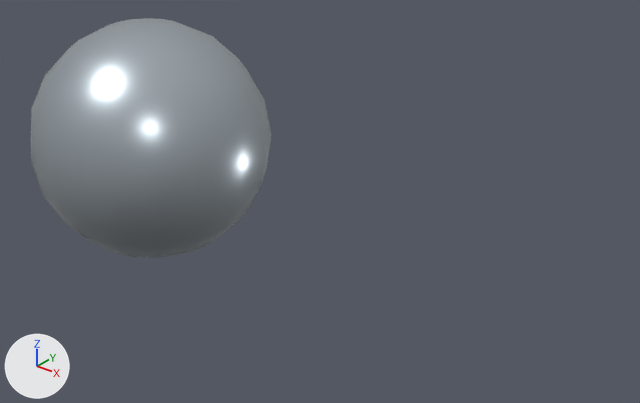
The Blender file tools/blender/compute-solder.blend: old version first, new version second.
Camera for both pictures: a 50 mm lens placed at (5.44, -4.55, 2.79), pointed at (1.72, 0.11, -0.1). Lighting does not change. The marker at lower left points along +X, +Y and +Z. The first picture is the older version.

Objects in the first picture: 'Authored reflowed solder ball'.
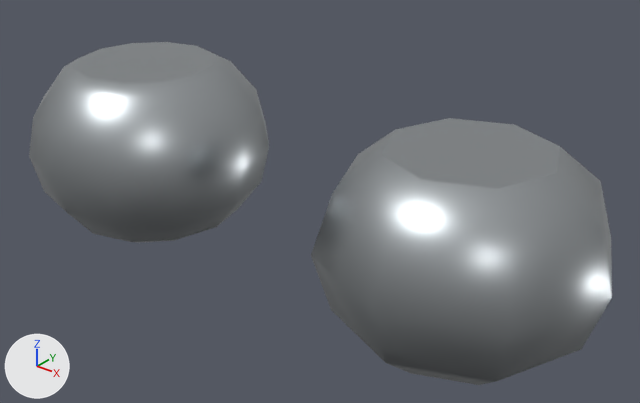
Changed parts and their boxes (x1, y1, x2, y2) in the pictures (640 x 403 px):
'Authored C4 bump', added: after (311, 118, 612, 385)
'Authored reflowed solder ball', reshaped (17% shorter): before (31, 18, 271, 258); after (29, 42, 269, 242)

What changed in the scene script:
```text
Add mat_satin_sac_solder:
    mat_satin_sac_solder = principled_material('Satin SAC solder')
    mat_satin_sac_solder.base_color = (0.48, 0.51, 0.53)  # light grey #b8bdc0
    mat_satin_sac_solder.metallic = 1.0
    mat_satin_sac_solder.roughness = 0.38
Change me_sphere:
    used by ob_authored_reflowed_solder_ball; location = (0.0, 0.0, 0.0)
    remove me_sphere.from_pydata(...)  # 146 vertices, 160 faces; spans x -1.0..1.0, y -1.0..1.0, z -1.0..1.0
    remove me_sphere.materials.append(mat_satin_solder_alloy)  # light grey #bfc8d0
    add me_sphere.from_pydata(...)  # 84 vertices, 74 faces; spans x -1.0..1.0, y -1.0..1.0, z -0.68..0.68
    me_sphere part 1
    142 vertices are removed from x -0.95..0.95, y -0.95..0.95, z -1.0..1.0
    160 faces are deleted
    80 vertices are added at x -0.92..0.92, y -0.92..0.92, z -0.68..0.68
    72 new faces join them, smooth
    2 new faces join them
    add me_sphere.materials.append(mat_satin_sac_solder)  # light grey #b8bdc0
Add me_sphere_001:
    me_sphere_001.from_pydata(...)  # 40 vertices, 34 faces; spans x -1.0..1.0, y -1.0..1.0, z -0.68..0.68
    me_sphere_001.materials.append(mat_satin_sac_solder)  # light grey #b8bdc0
Add ob_authored_c4_bump:
    ob_authored_c4_bump = bpy.data.objects.new('Authored C4 bump', me_sphere_001)
    ob_authored_c4_bump.location = (3.0, 0.0, 0.0)
```
